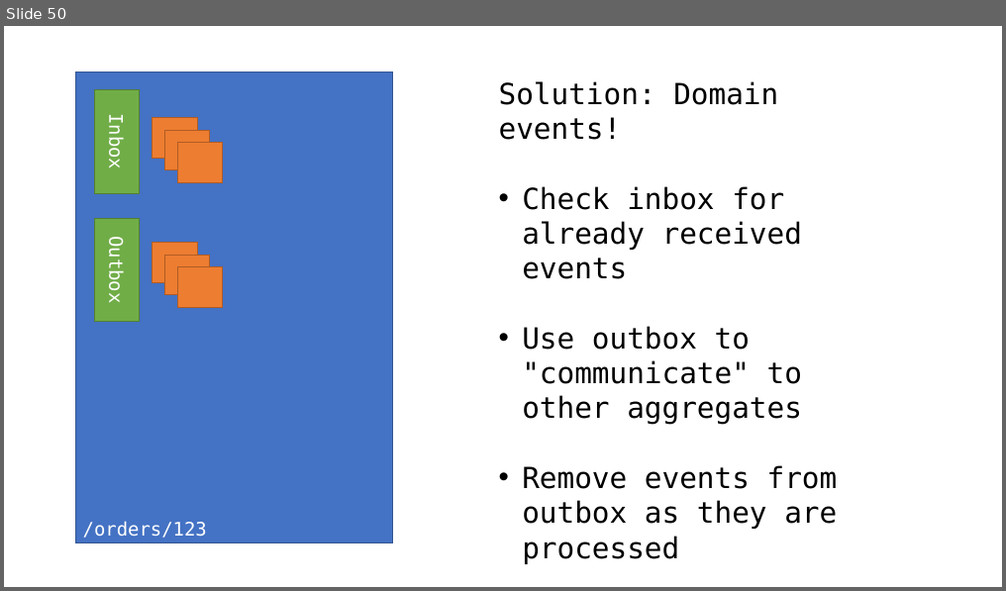
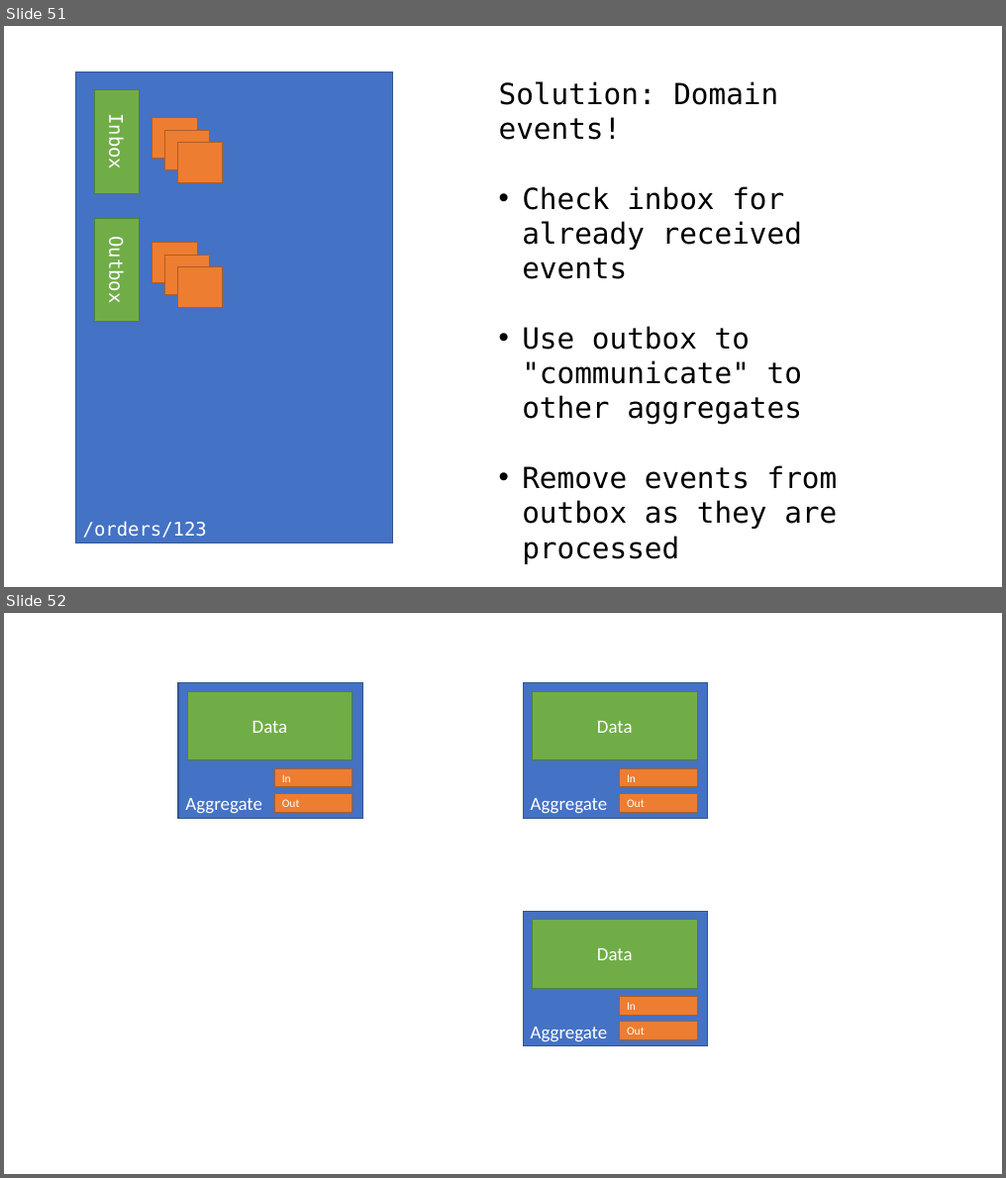
Before and after one commit to jbogard/presentations, a slide deck: FromSQLtoAzureCosmosDB/FromSQLtoAzureCosmosDB.pptx. Shown one above the other, each under a label of ours: slide 50 before the commit, slides 51 and 52 after it. The pictures are 1006x591 and 1006x1178 pixels, drawn with LibreOffice and Linux fonts; fonts in the diff are those of the drawing. Boxes give left, top, right and bottom in pixels: in the first picture for what was removed or moved away, otherwise in the second. Text is boxed around its words. In the diff, an @@ line names an element or a change of style, - is before the commit and + after.

```diff
--- a/FromSQLtoAzureCosmosDB/FromSQLtoAzureCosmosDB.pptx
+++ b/FromSQLtoAzureCosmosDB/FromSQLtoAzureCosmosDB.pptx
@@ slide 52 added at (x1=4, y1=613, x2=1002, y2=1174), background #FFFFFF @@
@@ rectangle added at (x1=178, y1=683, x2=362, y2=819), fill #4472C4, outline #325491 1 pt, 18 pt, text #FFFFFF @@
+Aggregate
@@ rectangle added at (x1=187, y1=691, x2=352, y2=761), fill #70AD47, outline #538035 1 pt, 18 pt, text #FFFFFF @@
+Data
@@ rectangle added at (x1=523, y1=683, x2=707, y2=819), fill #4472C4, outline #325491 1 pt, 18 pt, text #FFFFFF @@
+Aggregate
@@ rectangle added at (x1=532, y1=691, x2=697, y2=761), fill #70AD47, outline #538035 1 pt, 18 pt, text #FFFFFF @@
+Data
@@ rectangle added at (x1=275, y1=768, x2=352, y2=787), fill #ED7D31, outline #AF5C24 1 pt, 11 pt, text #FFFFFF @@
+In
@@ rectangle added at (x1=620, y1=768, x2=697, y2=787), fill #ED7D31, outline #AF5C24 1 pt, 11 pt, text #FFFFFF @@
+In
@@ rectangle added at (x1=275, y1=793, x2=352, y2=812), fill #ED7D31, outline #AF5C24 1 pt, 11 pt, text #FFFFFF @@
+Out
@@ rectangle added at (x1=620, y1=793, x2=697, y2=812), fill #ED7D31, outline #AF5C24 1 pt, 11 pt, text #FFFFFF @@
+Out
@@ rectangle added at (x1=523, y1=911, x2=707, y2=1047), fill #4472C4, outline #325491 1 pt, 18 pt, text #FFFFFF @@
+Aggregate
@@ rectangle added at (x1=532, y1=919, x2=697, y2=988), fill #70AD47, outline #538035 1 pt, 18 pt, text #FFFFFF @@
+Data
@@ rectangle added at (x1=620, y1=997, x2=697, y2=1016), fill #ED7D31, outline #AF5C24 1 pt, 11 pt, text #FFFFFF @@
+In
@@ rectangle added at (x1=620, y1=1022, x2=697, y2=1041), fill #ED7D31, outline #AF5C24 1 pt, 11 pt, text #FFFFFF @@
+Out
@@ what was slide 50 is now slide 51 @@
```
Also in this commit, not shown: 20 other slides added, 3 slides removed, 7 other files.
